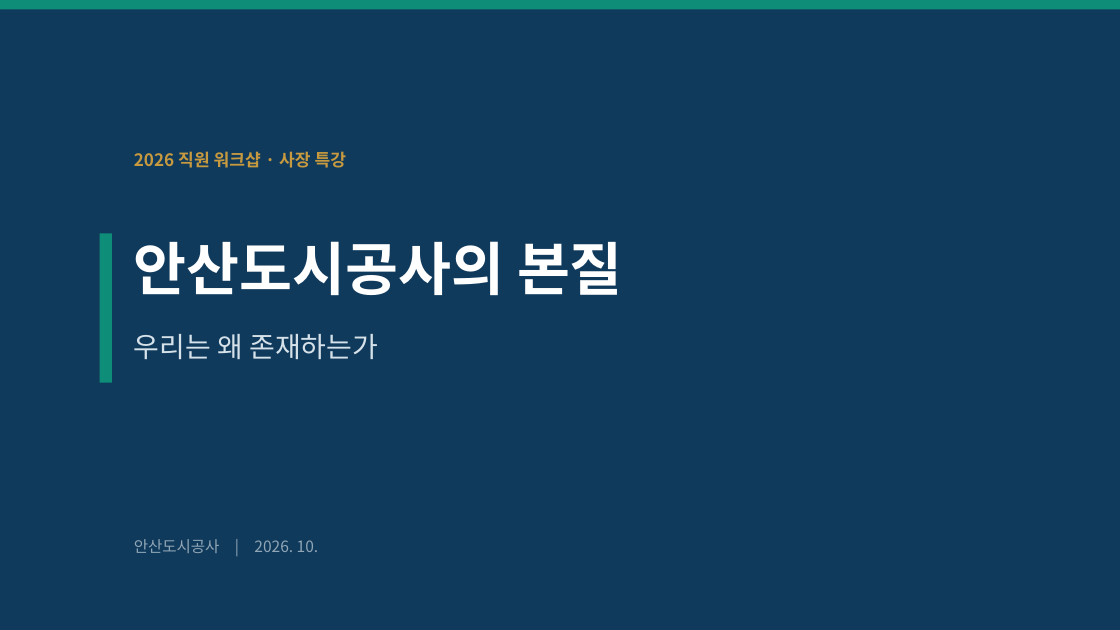
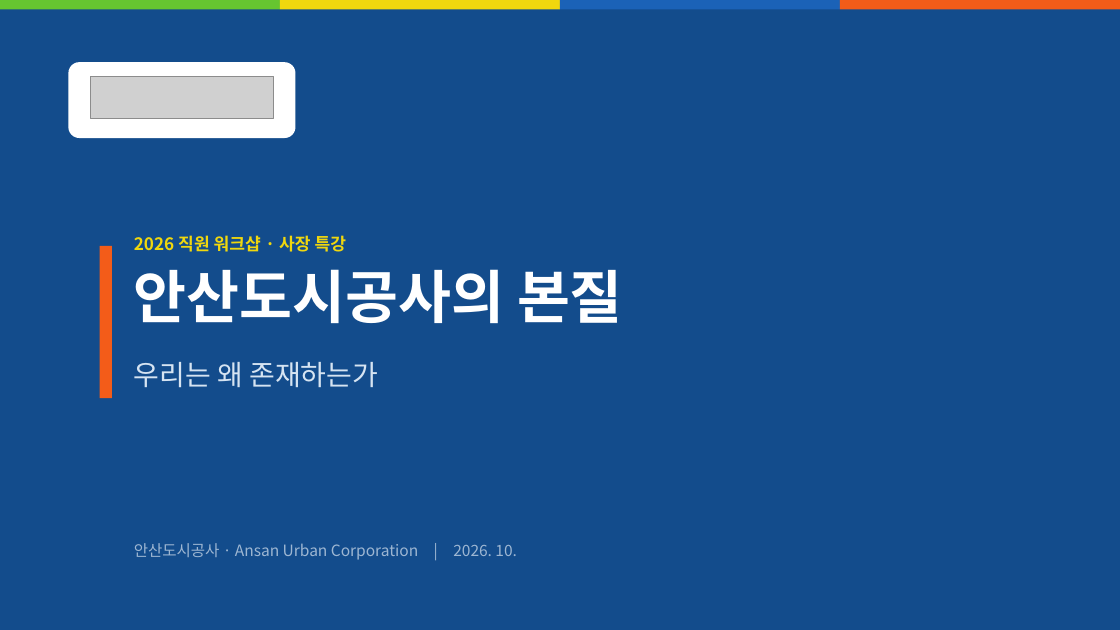
Before and after one commit to lbs6368-arch/my-project, a slide deck: slide 1 of 안산도시공사_직원워크샵_사장특강_발표자료_20261024.pptx. Drawn at 1120x630 pixels with LibreOffice and Linux fonts; fonts in the diff are those of the drawing; grey boxes stand for pictures. Boxes give left, top, right and bottom in pixels: in the first picture for what was removed or moved away, otherwise in the second. Text is boxed around its words. In the diff, an @@ line names an element or a change of style, - is before the commit and + after.

```diff
--- a/안산도시공사_직원워크샵_사장특강_발표자료_20261024.pptx
+++ b/안산도시공사_직원워크샵_사장특강_발표자료_20261024.pptx
@@ rectangle at box(0, 0, 1120, 629): fill #103A5C to #134C8C @@
@@ rectangle: place and size @@
-rectangle at box(0, 0, 1120, 9)
+rectangle at box(0, 0, 280, 9)
@@ rectangle at box(0, 0, 280, 9): fill #0E8E78 to #66C530 @@
@@ rectangle added at box(280, 0, 560, 9), fill #F0D70E @@
@@ rectangle added at box(560, 0, 840, 9), fill #1B62B7 @@
@@ rectangle added at box(840, 0, 1120, 9), fill #F35C19 @@
@@ rounded rectangle added at box(68, 63, 296, 139), fill #FFFFFF @@
@@ picture added at box(91, 76, 274, 119) @@
@@ text "2026 직원 워크샵 · 사장 ...": place and size @@
-text "2026 직원 워크샵 · 사장 ..." at box(134, 151, 347, 168)
+text "2026 직원 워크샵 · 사장 ..." at box(134, 235, 347, 252)
@@ text "2026 직원 워크샵 · 사장 ..." at box(134, 235, 347, 252): text colour #C79A3F to #F0D70E @@
@@ rectangle: place and size @@
-rectangle at box(100, 233, 112, 382)
+rectangle at box(100, 245, 112, 398)
@@ rectangle at box(100, 245, 112, 398): fill #0E8E78 to #F35C19 @@
@@ text "안산도시공사의 본질": place and size @@
-text "안산도시공사의 본질" at box(134, 241, 623, 295)
+text "안산도시공사의 본질" at box(134, 269, 623, 323)
@@ text "우리는 왜 존재하는가": place and size @@
-text "우리는 왜 존재하는가" at box(134, 334, 378, 360)
+text "우리는 왜 존재하는가" at box(134, 362, 378, 388)
@@ text "우리는 왜 존재하는가" at box(134, 362, 378, 388): text colour #D6E2EA to #D6E4F2 @@
@@ text at box(134, 543, 517, 560): text changed; text colour #90A6B6 to #9DB6D2 @@
-안산도시공사 | 2026. 10.
+안산도시공사 · Ansan Urban Corporation | 2026. 10.
```
Also in this commit, not shown: 10 other slides changed.
